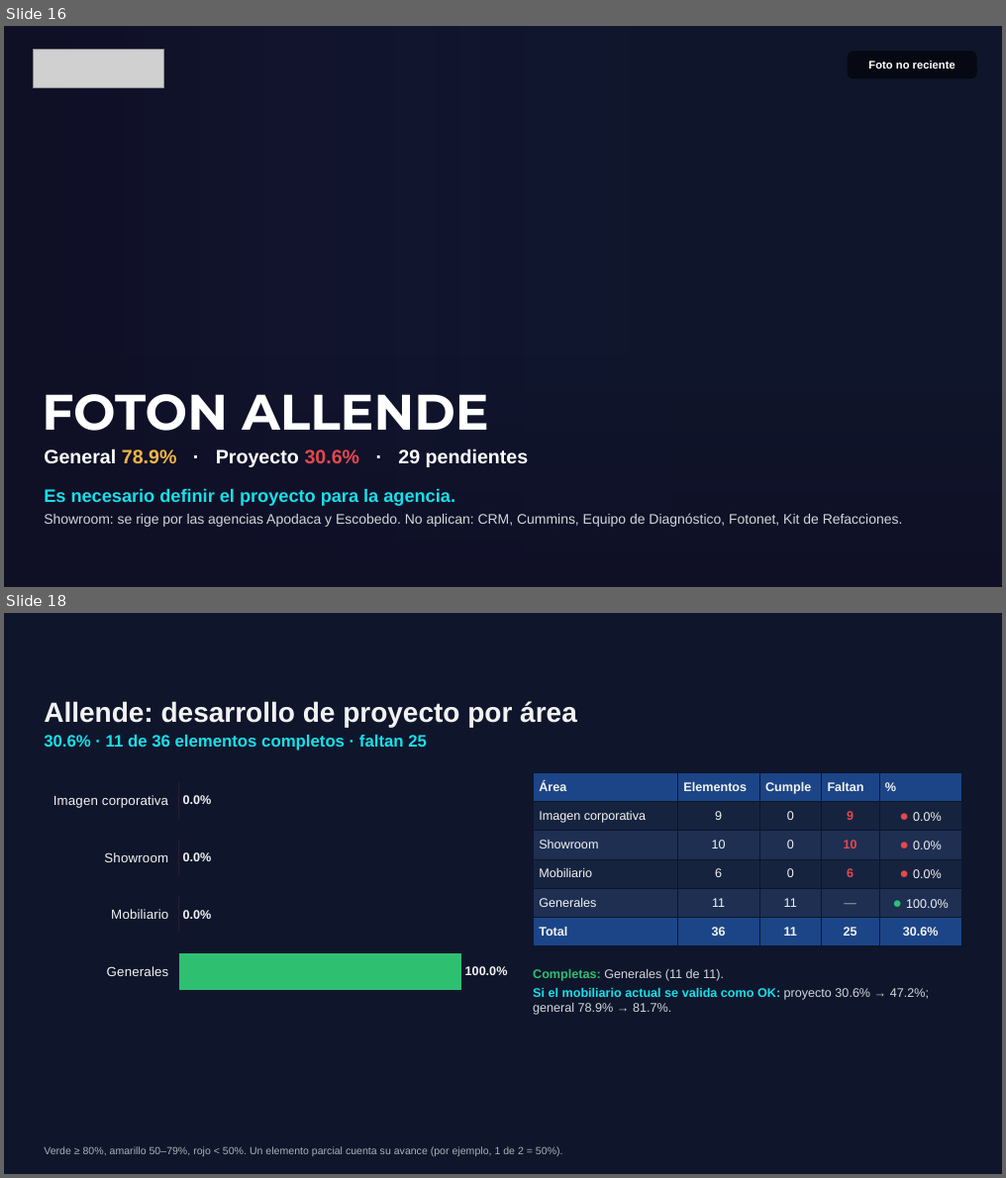
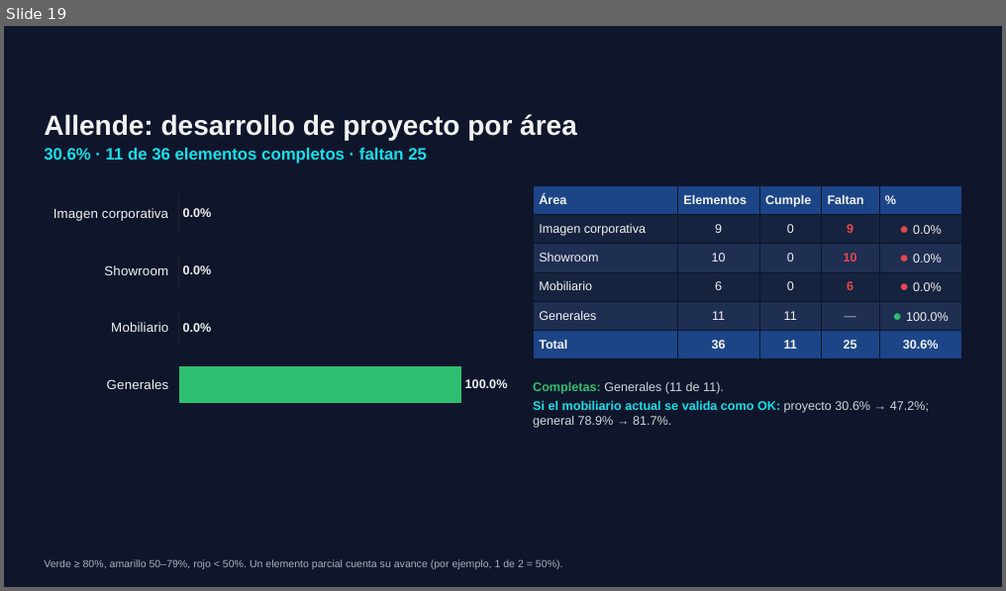
Before and after one commit to ReneDiz/Estatus-Distribuidores, a slide deck: presentacion/Grupo_Velcen_Estatus_nov2026.pptx. Shown one above the other, each under a label of ours: slides 16 and 18 before the commit, slide 19 after it; the slides between them are not shown. The pictures are 1006x1178 and 1006x591 pixels, drawn with LibreOffice and Linux fonts; fonts in the diff are those of the drawing; grey boxes stand for pictures; background and template pictures are left out. Boxes give left, top, right and bottom in pixels: in the first picture for what was removed or moved away, otherwise in the second. Text is boxed around its words. In the diff, an @@ line names an element or a change of style, - is before the commit and + after.

```diff
--- a/presentacion/Grupo_Velcen_Estatus_nov2026.pptx
+++ b/presentacion/Grupo_Velcen_Estatus_nov2026.pptx
@@ slide 16 removed at (4,26,1002,587), background picture (left out); not listed: 1 template element that a slide beside it also shows @@
@@ rectangle removed at (4,26,721,586) @@
@@ picture removed at (33,49,163,87) @@
@@ rounded rectangle removed at (847,51,977,78) @@
@@ text removed at (868,61,955,69) @@
-Foto no reciente
@@ rectangle removed at (4,356,1002,587) @@
@@ text removed at (42,394,488,431) @@
-FOTON ALLENDE
@@ text removed at (44,449,529,468) @@
-General 78.9% · Proyecto 30.6% · 29 pendientes
@@ text removed at (44,488,903,527) @@
-Es necesario definir el proyecto para la agencia.
-Showroom: se rige por las agencias Apodaca y Escobedo. No aplican: CRM, Cummins, Equipo de Diagnóstico, Fotonet, Kit de Refacciones.
@@ what was slide 18 is now slide 19 @@
```
Also in this commit, not shown: 9 slides changed, 7 slides added, 3 other slides removed, 3 other files.
